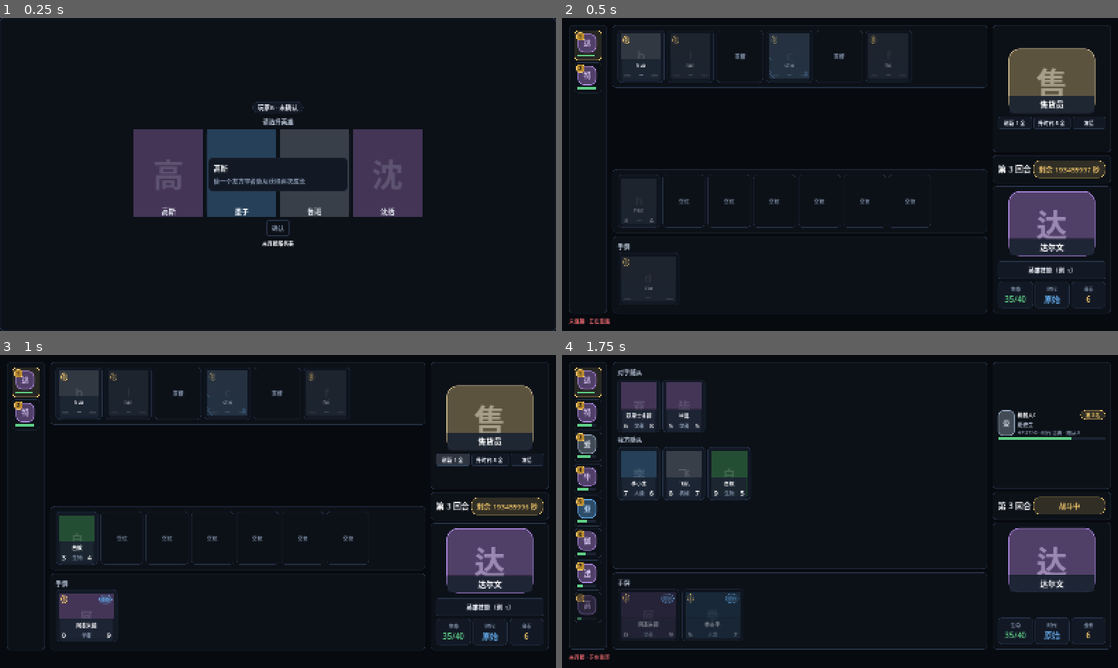
Above: before the commit, frames 1-4 (two rows, left to right).
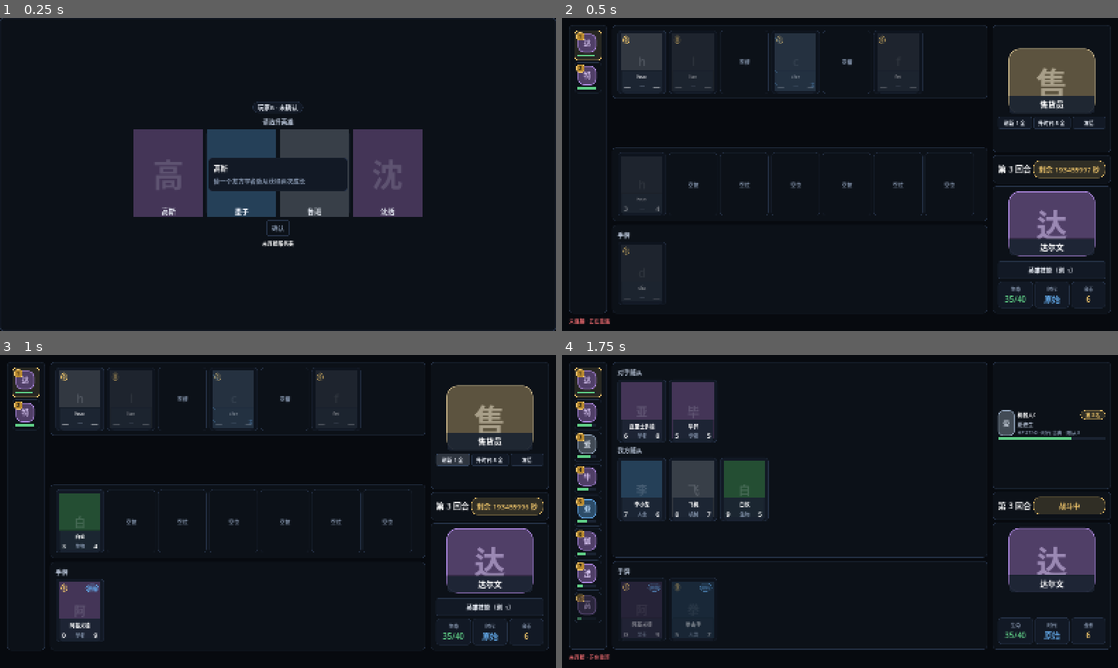
Above: after the commit, the same moments.

Repository: gaoddy/civilization
Game: Godot game, scene res://tests/ui_smoke.tscn
Same seed, same stepped clock (60 frames per second), same inputs: the game is played once before the commit and once after it. This scene is started directly instead of the project's main scene.
Inputs:
- Up to frame 1 (0.25 s): no input
- Up to frame 2 (0.5 s): no input
- Up to frame 3 (1 s): click "刷新 1 金" at 0.5 s
- Up to frame 4 (1.75 s): click "升时代 5 金" at 1.25 s

Frame 1 is identical in both runs. In frame 2, 3.3% of the frame differs, in the area x 9-77%, y 4-92%; in frame 3, 4.6%; in frame 4, 7.9%, in the area x 9-77%, y 8-91%.

Commit message:
feat(client): 统一卡牌尺寸为 112×146
商店、棋盘、手牌与战斗只读卡共用 card-width/card-height 令牌，
同步空位、拖拽占位与滚动容器高度，并补充尺寸断言。

Co-Authored-By: Claude Code <noreply@anthropic.com>

Diff:
--- a/client/scenes/board_drop.gd
+++ b/client/scenes/board_drop.gd
@@ -63,8 +63,8 @@
     _spacer.name = "BoardDragSpacer"
     _spacer.mouse_filter = Control.MOUSE_FILTER_IGNORE
     _spacer.custom_minimum_size = Vector2(
-        UITheme.metric("minion-card-width"),
-        UITheme.metric("minion-card-height")
+        UITheme.metric("card-width"),
+        UITheme.metric("card-height")
     )
     add_child(_spacer)
     move_child(_spacer, card.get_index())
--- a/client/scenes/game.gd
+++ b/client/scenes/game.gd
@@ -154,7 +154,8 @@
     hand_box.add_child(UI.section_title("手牌"))
 
     var hand_scroll := ScrollContainer.new()
-    hand_scroll.custom_minimum_size = Vector2(0, UITheme.metric("hand-card-height") + UITheme.space("space-md"))
+    hand_scroll.name = "HandScroll"
+    hand_scroll.custom_minimum_size = Vector2(0, UITheme.metric("card-height") + UITheme.space("space-md"))
     hand_scroll.vertical_scroll_mode = ScrollContainer.SCROLL_MODE_DISABLED
     hand_box.add_child(hand_scroll)
     _hand_row = _flow_row("HandRow")
@@ -273,7 +274,7 @@
         var card_kind := "minion" if str(entry_data.get("card_type", "")) == "随从" else "effect"
         var entry := HandCard.new()
         entry.name = "HandCard%d" % index
-        entry.custom_minimum_size = Vector2(UITheme.metric("hand-card-width"), UITheme.metric("hand-card-height"))
+        entry.custom_minimum_size = Vector2(UITheme.metric("card-width"), UITheme.metric("card-height"))
         entry.add_theme_stylebox_override("panel", UITheme.panel_style("raised-tight"))
         entry.tooltip_text = CardDB.display_text(card_id)
         if card.get("disabledReason") != null:
--- a/client/scenes/game_card_face.gd
+++ b/client/scenes/game_card_face.gd
@@ -217,7 +217,7 @@
     panel.name = "Board" + ("Minion%d" % minion_index)
     panel.set_meta("minion_id", str(minion.get("minionId", "")))
     panel.set_meta("minion_index", minion_index)
-    panel.custom_minimum_size = Vector2(UITheme.metric("minion-card-width"), UITheme.metric("minion-card-height"))
+    panel.custom_minimum_size = Vector2(UITheme.metric("card-width"), UITheme.metric("card-height"))
 
     var card_id := str(minion.get("cardId", ""))
     var entry := CardDB.card(card_id)
--- a/client/scenes/game_recruit_view.gd
+++ b/client/scenes/game_recruit_view.gd
@@ -59,7 +59,8 @@
     var board_panel := UI.card_panel("surface")
     board_panel.name = "BoardPanel"
     var board_scroll := ScrollContainer.new()
-    board_scroll.custom_minimum_size = Vector2(0, UITheme.metric("minion-card-height"))
+    board_scroll.name = "BoardScroll"
+    board_scroll.custom_minimum_size = Vector2(0, UITheme.metric("card-height"))
     board_scroll.size_flags_vertical = Control.SIZE_SHRINK_CENTER
     board_scroll.horizontal_scroll_mode = ScrollContainer.SCROLL_MODE_DISABLED
     board_panel.add_child(board_scroll)
@@ -129,7 +130,7 @@
     # PanelContainer 默认 STOP，会截断 Godot 的拖放冒泡（STOP 且不接收即中止），
     # 让棋盘容器收不到落点；空位本身不交互，直接放行。
     panel.mouse_filter = Control.MOUSE_FILTER_IGNORE
-    panel.custom_minimum_size = Vector2(UITheme.metric("minion-card-width"), UITheme.metric("minion-card-height"))
+    panel.custom_minimum_size = Vector2(UITheme.metric("card-width"), UITheme.metric("card-height"))
     var hint := UI.empty_hint("空位")
     hint.vertical_alignment = VERTICAL_ALIGNMENT_CENTER
     panel.add_child(hint)
@@ -149,7 +150,7 @@
     panel.name = "Board" + ("Minion%d" % minion_index)
     panel.set_meta("minion_id", str(minion.get("minionId", "")))
     panel.set_meta("minion_index", minion_index)
-    panel.custom_minimum_size = Vector2(UITheme.metric("minion-card-width"), UITheme.metric("minion-card-height"))
+    panel.custom_minimum_size = Vector2(UITheme.metric("card-width"), UITheme.metric("card-height"))
 
     var card_id := str(minion.get("cardId", ""))
     var entry := CardDB.card(card_id)
@@ -194,7 +195,7 @@
         panel.name = "ShopSlot%d" % index
         # PASS：整卡接收点击购买，同时让棋盘卡的出售落点继续冒泡到商店面板。
         panel.mouse_filter = Control.MOUSE_FILTER_PASS
-        panel.custom_minimum_size = Vector2(UITheme.metric("shop-card-width"), UITheme.metric("shop-card-height"))
+        panel.custom_minimum_size = Vector2(UITheme.metric("card-width"), UITheme.metric("card-height"))
         panel.set_meta("buyable", buyable)
         panel.gui_input.connect(_on_shop_card_input.bind(panel, index))
         panel.add_child(GameCardFace.face(
@@ -222,7 +223,7 @@
     var panel := UI.card_panel("empty")
     panel.name = "ShopSlot%d" % index
     panel.mouse_filter = Control.MOUSE_FILTER_IGNORE
-    panel.custom_minimum_size = Vector2(UITheme.metric("shop-card-width"), UITheme.metric("shop-card-height"))
+    panel.custom_minimum_size = Vector2(UITheme.metric("card-width"), UITheme.metric("card-height"))
     var hint := UI.empty_hint("空槽")
     hint.vertical_alignment = VERTICAL_ALIGNMENT_CENTER
     panel.add_child(hint)
--- a/client/tests/ui_smoke.gd
+++ b/client/tests/ui_smoke.gd
@@ -452,6 +452,27 @@
         _expect(hand.get_index() > combat.get_index(), "手牌应位于战斗视图之下")
     var board = instance.find_child("BoardRow", true, false)
     _expect(board != null and board.get_child_count() == 7, "棋盘应有 7 个槽位（含空位）")
+    var expected_card := Vector2(112, 146)
+    for node_name in ["ShopSlot0", "BoardMinion0", "HandCard0", "EmptySlot"]:
+        var card_node: Control = instance.find_child(node_name, true, false)
+        _expect(card_node != null, "布局中缺少 %s" % node_name)
+        if card_node != null:
+            _expect(
+                card_node.custom_minimum_size == expected_card,
+                "%s 应为 112×146，实际 %s" % [node_name, card_node.custom_minimum_size]
+            )
+    var board_scroll = instance.find_child("BoardScroll", true, false)
+    _expect(
+        board_scroll != null and is_equal_approx(board_scroll.custom_minimum_size.y, 146.0),
+        "棋盘滚动高度应为 card-height"
+    )
+    var hand_scroll = instance.find_child("HandScroll", true, false)
+    _expect(
+        hand_scroll != null and is_equal_approx(hand_scroll.custom_minimum_size.y, 154.0),
+        "手牌滚动高度应为 card-height + space-md"
+    )
+    if board != null:
+        _expect(board.get_global_rect().size.y <= 147.0, "棋盘 7 槽应保持单行")
     var shop_zero = instance.find_child("ShopSlot0", true, false)
     var shop_text := _node_text(shop_zero) if shop_zero != null else ""
     _expect(shop_text.contains("学者"), "商店卡应显示卡牌类型：%s" % shop_text)
--- a/client/tests/ui_smoke_cards.gd
+++ b/client/tests/ui_smoke_cards.gd
@@ -31,6 +31,10 @@
     var open_card := recruit.find_child("ShopSlot0", true, false)
     _expect(open_card != null, "商店应存在 ShopSlot0")
     if open_card != null:
+        _expect(
+            (open_card as Control).custom_minimum_size == Vector2(112, 146),
+            "商店卡应为 112×146，实际 %s" % (open_card as Control).custom_minimum_size
+        )
         var cost := open_card.find_child("CostBadge", true, false)
         _expect(cost != null, "商店卡左上角应有 CostBadge")
         if cost != null:
--- a/client/ui/theme.gd
+++ b/client/ui/theme.gd
@@ -120,12 +120,8 @@
 	"hero-tile-width": 150,
 	"portrait-size": 200,
 	"portrait-height": 150,
-	"minion-card-width": 98,
-	"minion-card-height": 122,
-	"shop-card-width": 108,
-	"shop-card-height": 120,
-	"hand-card-width": 142,
-	"hand-card-height": 120,
+	"card-width": 112,
+	"card-height": 146,
 	"card-info-height": 46,
 	"detail-panel-width": 200,
 	"report-width": 236,
